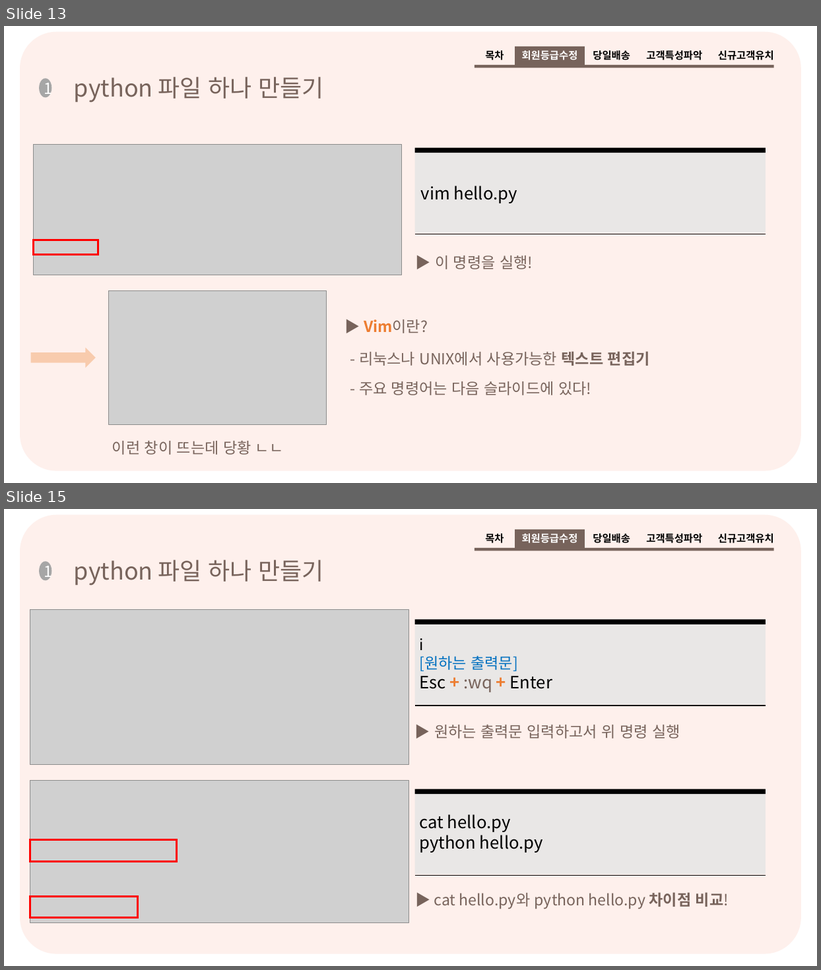
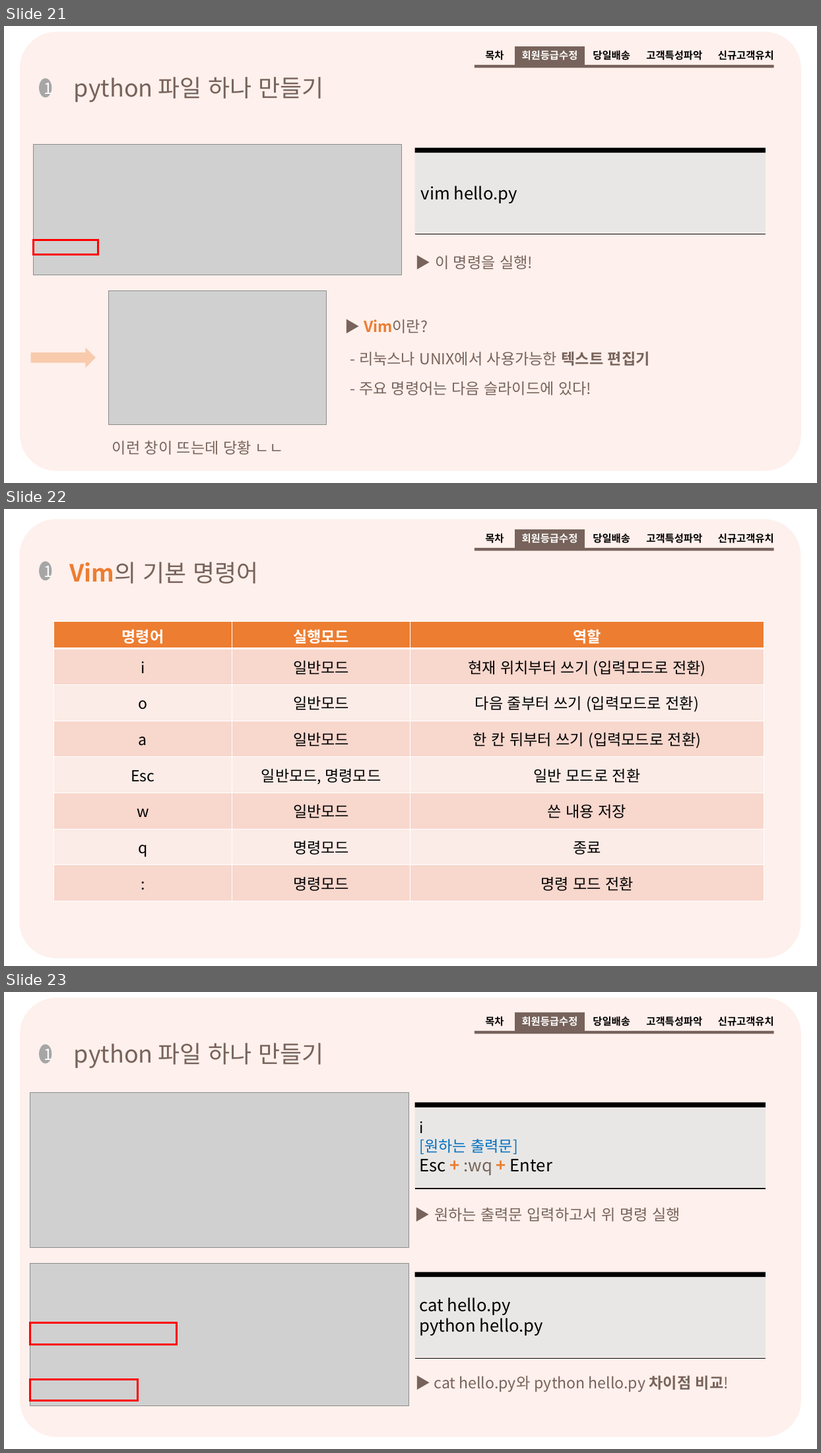
Before and after one commit to hw79chopin/YBIGTA-lecture-note, a slide deck: git,github/Git_Github_practice.pptx. Shown one above the other, each under a label of ours: slides 13 and 15 before the commit, slides 21, 22 and 23 after it; the slides between them are not shown. The pictures are 821x970 and 821x1453 pixels, drawn with LibreOffice and Linux fonts; fonts in the diff are those of the drawing; grey boxes stand for pictures. Boxes give left, top, right and bottom in pixels: in the first picture for what was removed or moved away, otherwise in the second. Text is boxed around its words. In the diff, an @@ line names an element or a change of style, - is before the commit and + after.

```diff
--- a/git,github/Git_Github_practice.pptx
+++ b/git,github/Git_Github_practice.pptx
@@ slide 22 added at [4, 509, 817, 966], background #FFFFFF @@
@@ rounded rectangle added at [19, 520, 801, 959], fill #FEF0EC @@
@@ group added at [475, 529, 774, 551]: 4 texts, 2 rectangles @@
+목차
+회원등급수정
+당일배송
+고객특성파악
+신규고객유치
@@ ellipse added at [39, 561, 52, 580], fill #A6A6A6, 18 pt, text #FFFFFF @@
+1
@@ text added at [70, 562, 258, 584], 28 pt, text #77635B @@
+Vim의 기본 명령어
@@ table added at [54, 622, 764, 901], 8 rows, 3 columns @@
+명령어 | 실행모드 | 역할
+i | 일반모드 | 현재 위치부터 쓰기 (입력모드로 전환)
+o | 일반모드 | 다음 줄부터 쓰기 (입력모드로 전환)
+a | 일반모드 | 한 칸 뒤부터 쓰기 (입력모드로 전환)
+Esc | 일반모드, 명령모드 | 일반 모드로 전환
+w | 일반모드 | 쓴 내용 저장
+q | 명령모드 | 종료
+: | 명령모드 | 명령 모드 전환
@@ what was slide 13 is now slide 21 @@
@@ what was slide 15 is now slide 23 @@
```
Also in this commit, not shown: 5 slides changed, 4 other slides added, 1 slide removed.
